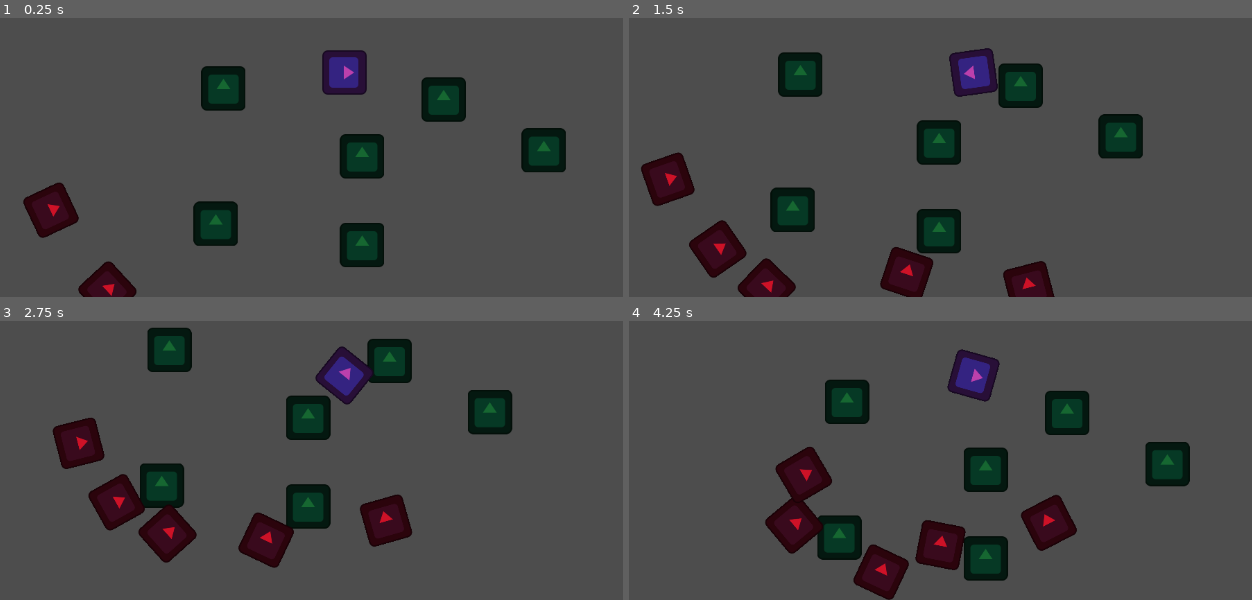
Above: before the commit, frames 1-4 (two rows, left to right).
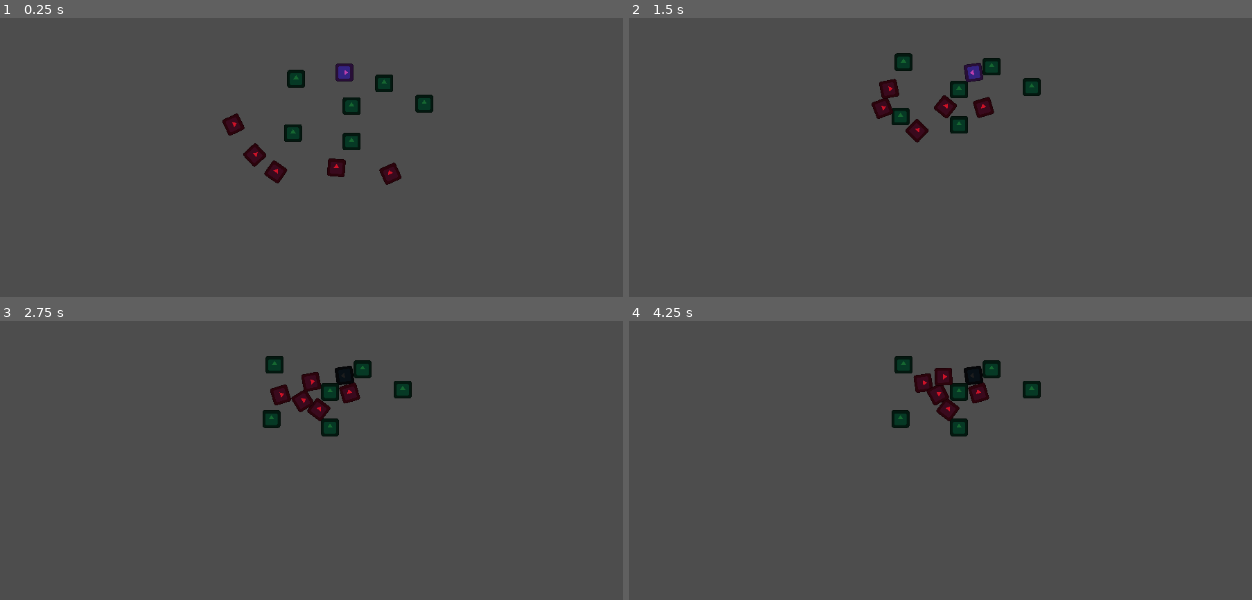
Above: after the commit, the same moments.

Repository: IzalithSky/mvp_twin_stick
Game: Godot game, scene res://scenes/level_0.tscn
Same seed, same stepped clock (60 frames per second), same inputs: the game is played once before the commit and once after it. This scene is started directly instead of the project's main scene. The engine's default icon, where the game draws it, is replaced by a stand-in: a white triangle on a blue panel in a dark square.
Inputs (mouse positions are in pixels of both pictures, inside the frame that each line leads up to):
- Up to frame 1 (0.25 s): no input
- Up to frame 2 (1.5 s): move the mouse to (1152, 48) at 0.52 s; hold G (moveRight) 0.53-1.28 s; click (1152, 48) at 0.6 s; move the mouse to (815, 96) at 1.27 s; hold F (moveDown) from 1.28 s (still down); click (815, 96) at 1.35 s
- Up to frame 3 (2.75 s): move the mouse to (outside the picture) at 2.02 s; release F (moveDown) at 2.03 s; hold G (moveRight) from 2.03 s (still down); click (outside the picture) at 2.1 s
- Up to frame 4 (4.25 s): move the mouse to (934, 466) at 2.77 s; release G (moveRight) at 2.78 s; hold R (moveUp) 2.78-3.53 s; click (934, 466) at 2.85 s; move the mouse to (1214, 443) at 3.52 s; hold D (moveLeft) from 3.53 s (still down); click (1214, 443) at 3.6 s

The runs differ from the first frame. In frame 1, 11% of the frame differs, in the area x 3-91%, y 11-100%; in frame 2, 14%; in frame 3, 14%; in frame 4, 15%, in the area x 21-91%, y 10-100%.

Commit message:
adjustments

Diff:
--- a/game_objects/mobs/mob.gd
+++ b/game_objects/mobs/mob.gd
@@ -9,6 +9,9 @@
 
 func _physics_process(delta):
 	if not alive:
+		return
+
+	if player == null:
 		return
 
 	var dir_to_player = global_position.direction_to(player.global_position)
--- a/game_objects/mobs/mob.tscn
+++ b/game_objects/mobs/mob.tscn
@@ -10,6 +10,7 @@
 collision_layer = 2
 collision_mask = 3
 script = ExtResource("1_xrhxh")
+move_speed = 300
 
 [node name="CollisionShape2D" type="CollisionShape2D" parent="."]
 shape = SubResource("CircleShape2D_bit5n")
--- a/game_objects/player/player.tscn
+++ b/game_objects/player/player.tscn
@@ -10,6 +10,7 @@
 collision_layer = 2
 collision_mask = 3
 script = ExtResource("1_u8rpt")
+move_speed = 600
 
 [node name="CollisionShape2D" type="CollisionShape2D" parent="."]
 shape = SubResource("CircleShape2D_dkehu")
@@ -42,6 +43,6 @@
 collision_mask = 3
 
 [node name="Camera2D" type="Camera2D" parent="."]
-zoom = Vector2(0.5, 0.5)
+zoom = Vector2(0.2, 0.2)
 
 [connection signal="timeout" from="graphics/flash/Timer" to="graphics/flash" method="hide"]
